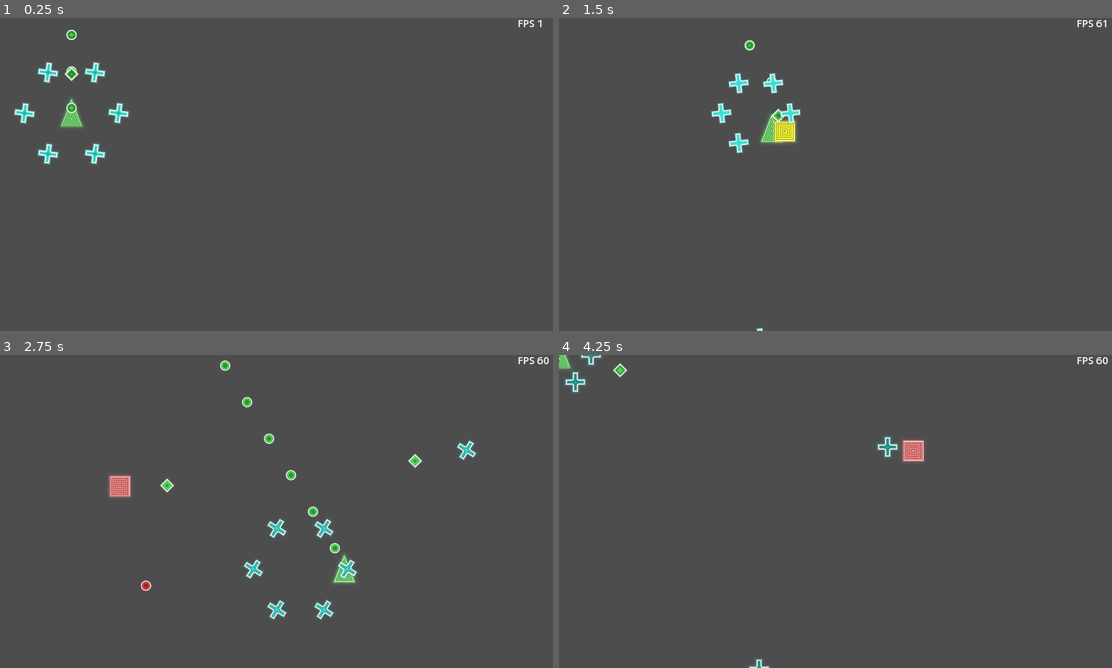
Above: before the commit, frames 1-4 (two rows, left to right).
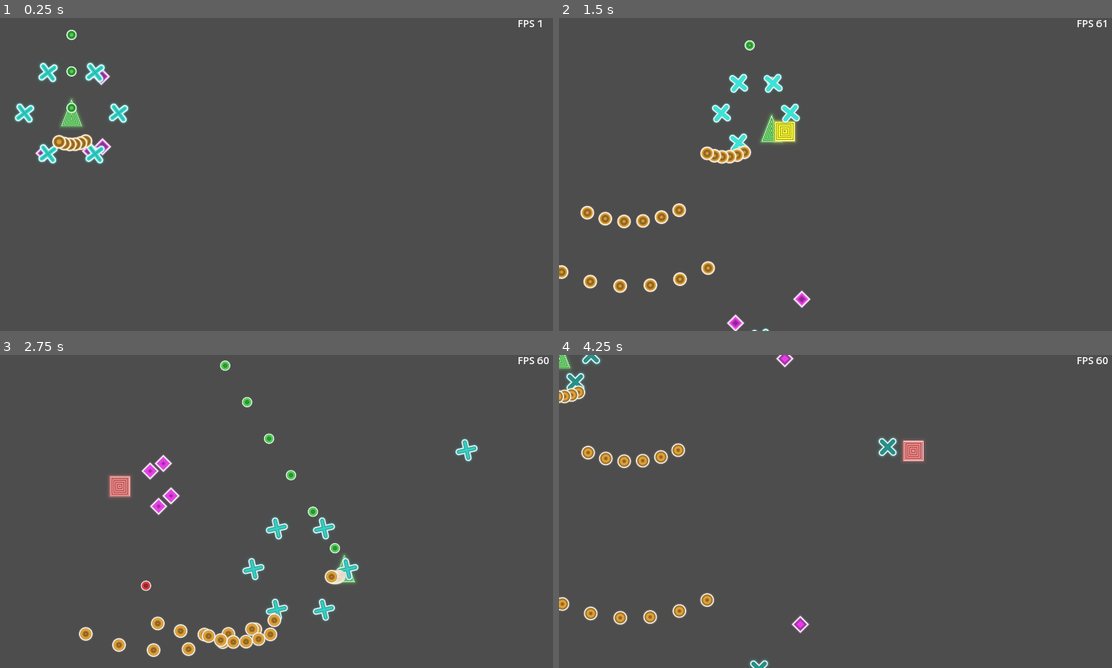
Above: after the commit, the same moments.

Repository: samsvp/godot-small-games
Game: Godot game, scene res://Scenes/SpaceShooter/space_shooter_main.tscn
Same seed, same stepped clock (60 frames per second), same inputs: the game is played once before the commit and once after it. This scene is started directly instead of the project's main scene.
Inputs:
- Up to frame 1 (0.25 s): no input
- Up to frame 2 (1.5 s): tap Enter at 0.5 s; hold Right (ui_right) 0.53-1.28 s; tap P at 0.6 s; hold Down (ui_down) from 1.28 s (still down); tap R at 1.35 s
- Up to frame 3 (2.75 s): release Down (ui_down) at 2.03 s; hold Right (ui_right) from 2.03 s (still down); tap P at 2.1 s
- Up to frame 4 (4.25 s): release Right (ui_right) at 2.78 s; hold Up (ui_up) 2.78-3.53 s; tap R at 2.85 s; hold Left (ui_left) from 3.53 s (still down); tap P at 3.6 s

The runs differ from the first frame. In frame 1, 1.7% of the frame differs, in the area x 2-24%, y 13-47%; in frame 2, 2.7%; in frame 3, 3.3%, in the area x 14-87%, y 26-97%; in frame 4, 2.2%.

Commit message:
Added backward bullets

Diff:
--- a/Scenes/SpaceShooter/player.tscn
+++ b/Scenes/SpaceShooter/player.tscn
@@ -24,6 +24,10 @@
 shader = ExtResource("7_gt6hb")
 shader_parameter/bullet_color = null
 shader_parameter/time = null
+
+[sub_resource type="ShaderMaterial" id="ShaderMaterial_3ps32"]
+shader = ExtResource("4_qnl0s")
+shader_parameter/bullet_color = null
 
 [node name="Player" type="Area2D"]
 scale = Vector2(0.5, 0.5)
@@ -57,18 +61,29 @@
 unique_name_in_owner = true
 material = SubResource("ShaderMaterial_i6eop")
 script = ExtResource("5_qxqj4")
-BULLET_COUNT = 20
+BULLET_COUNT = 50
 speed = 250.0
-bullet_color = Color(0.305882, 0.843137, 0.329412, 1)
+sprite_scale = 0.25
+bullet_color = Color(0.929412, 0.243137, 0.929412, 1)
 collision_layer = 2
 
 [node name="CircularBullets" type="Node2D" parent="Bullets"]
 unique_name_in_owner = true
 material = SubResource("ShaderMaterial_xvd0h")
 script = ExtResource("5_qxqj4")
+BULLET_COUNT = 50
 speed = 300.0
 sprite_scale = 0.35
 bullet_color = Color(0.227451, 0.898039, 0.85098, 1)
+collision_layer = 2
+
+[node name="BackBullets" type="Node2D" parent="Bullets"]
+unique_name_in_owner = true
+material = SubResource("ShaderMaterial_3ps32")
+script = ExtResource("5_qxqj4")
+BULLET_COUNT = 50
+speed = 200.0
+bullet_color = Color(0.898039, 0.643137, 0.219608, 1)
 collision_layer = 2
 
 [node name="Timers" type="Node2D" parent="."]
@@ -86,9 +101,13 @@
 [node name="CircularBulletTimer" type="Timer" parent="Timers"]
 unique_name_in_owner = true
 
+[node name="BackBulletTimer" type="Timer" parent="Timers"]
+unique_name_in_owner = true
+
 [connection signal="area_entered" from="." to="." method="_on_area_entered"]
 [connection signal="body_shape_entered" from="." to="." method="_on_body_shape_entered"]
 [connection signal="timeout" from="Timers/PBulletTimer" to="." method="_on_p_bullet_timer_timeout"]
 [connection signal="timeout" from="Timers/HitPauseTimer" to="." method="_on_hit_pause_timer_timeout"]
 [connection signal="timeout" from="Timers/TrackerBulletTimer" to="." method="_on_tracker_bullet_timer_timeout"]
 [connection signal="timeout" from="Timers/CircularBulletTimer" to="." method="_on_circular_bullet_timer_timeout"]
+[connection signal="timeout" from="Timers/BackBulletTimer" to="." method="_on_back_bullet_timer_timeout"]
--- a/Scripts/SpaceShooter/bullets.gd
+++ b/Scripts/SpaceShooter/bullets.gd
@@ -43,9 +43,9 @@
 	PhysicsServer2D.shape_set_data(shape, 8)
 
 
-func create_bullet() -> Bullet:
+func create_bullet(speed_multiplier: float) -> Bullet:
 	var pos := Vector2.ZERO
-	var bullet := Bullet.new(speed, pos)
+	var bullet := Bullet.new(self.speed * speed_multiplier, pos)
 	self.n_bullets += 1
 
 	bullet.body = PhysicsServer2D.body_create()
@@ -67,11 +67,11 @@
 	self.n_bullets -= 1
 
 
-func shoot(origin: Vector2, direction: Vector2) -> void:
+func shoot(origin: Vector2, direction: Vector2, speed_multiplier := 1.0) -> void:
 	if self.n_bullets >= self.max_bullet_count:
 		return
 
-	var bullet = create_bullet()
+	var bullet = create_bullet(speed_multiplier)
 	bullet.position = origin
 	bullet.direction = direction.normalized()
 	self.active_bullets.append(bullet)
--- a/Scripts/SpaceShooter/char_bullets.gd
+++ b/Scripts/SpaceShooter/char_bullets.gd
@@ -29,9 +29,9 @@
 	queue_redraw()
 
 
-func shoot(origin: Vector2, direction: Vector2):
+func shoot(origin: Vector2, direction: Vector2, speed_multiplier := 1.0):
 	if not self.stop:
-		self.bullet_array.shoot(origin, direction)
+		self.bullet_array.shoot(origin, direction, speed_multiplier)
 
 
 func _physics_process(delta):
--- a/Scripts/SpaceShooter/player.gd
+++ b/Scripts/SpaceShooter/player.gd
@@ -5,9 +5,11 @@
 extends Area2D
 
 @onready var bullets: CharBullet = %PlayerBullets
+@onready var back_bullets: CharBullet = %BackBullets
 @onready var tracker_bullets: CharBullet = %TrackerBullets
 @onready var circular_bullets: CharBullet = %CircularBullets
 @onready var bullet_timer: Timer = %PBulletTimer
+@onready var back_bullet_timer: Timer = %BackBulletTimer
 @onready var tracker_bullet_timer: Timer = %TrackerBulletTimer
 @onready var circular_bullet_timer: Timer = %CircularBulletTimer
 @onready var hit_timer: Timer = %HitPauseTimer
@@ -22,6 +24,7 @@
 var can_shoot := true
 var can_shoot_tracker := true
 var can_shoot_circular := true
+var can_shoot_back := true
 var smaterial: Material
 
 
@@ -43,11 +46,15 @@
 	if self.can_shoot_tracker and EnemiesNode != null:
 		self.shoot_tracker_bullets()
 		self.can_shoot_tracker = false
-		self.tracker_bullet_timer.start(10 * self.shooting_period)
+		self.tracker_bullet_timer.start(20 * self.shooting_period)
 	if self.can_shoot_circular:
 		self.shoot_circular_bullets()
 		self.can_shoot_circular = false
 		self.circular_bullet_timer.start(12 * self.shooting_period)
+	if self.can_shoot_back:
+		self.shoot_back_bullets()
+		self.can_shoot_back = false
+		self.back_bullet_timer.start(5 * self.shooting_period)
 
 
 func shoot_tracker_bullets():
@@ -66,7 +73,13 @@
 			min_dist = dist
 			target = dv
 
-	self.tracker_bullets.shoot(self.position, target)
+	for i in range(4):
+		var speed_multiplier := randfn(1.0, 0.2)
+		var dir_noise := Vector2(randfn(0.0, 30), randfn(0.0, 30))
+		self.tracker_bullets.shoot(
+			self.position,
+			target + dir_noise,
+			speed_multiplier)
 
 
 func shoot_circular_bullets():
@@ -76,6 +89,15 @@
 		self.circular_bullets.shoot(
 			self.position,
 			Vector2.RIGHT.rotated(self.rotation + i * rot_offset))
+
+
+func shoot_back_bullets():
+	# 10 degrees
+	var rot_offset := 0.174533
+	for i in range(6):
+		self.back_bullets.shoot(
+			self.position,
+			Vector2(0.5, 1.0).normalized().rotated(self.rotation + i * rot_offset))
 
 
 func take_damage(damage: int) -> void:
@@ -96,14 +118,14 @@
 func _on_p_bullet_timer_timeout():
 	self.can_shoot = true
 
-
 func _on_tracker_bullet_timer_timeout():
 	self.can_shoot_tracker = true
-
 
 func _on_circular_bullet_timer_timeout():
 	self.can_shoot_circular = true
 
+func _on_back_bullet_timer_timeout():
+	self.can_shoot_back = true
 
 func _on_area_entered(area):
 	self.take_damage(1)
--- a/Shaders/SpaceShooter/cross_bullet.gdshader
+++ b/Shaders/SpaceShooter/cross_bullet.gdshader
@@ -12,14 +12,10 @@
 }
 
 
-float sdf_cross(vec2 pos, vec2 wh, float corner_radius)
+float sdf_rounded_X( in vec2 p, in float w, in float r )
 {
-	pos = abs(pos);
-	pos = (pos.y>pos.x) ? pos.yx : pos.xy;
-    vec2  q = pos - wh;
-    float k = max(q.y,q.x);
-    vec2  w = (k>0.0) ? q : vec2(wh.y-pos.x,-k);
-    return sign(k)*length(max(w,0.0)) + corner_radius;
+	p = abs(p);
+	return length(p-min(p.x+p.y,w)*0.5) - r;
 }
 
 
@@ -29,7 +25,7 @@
 	float y = 2.0 * (0.5 - UV.y);
 	vec2 uv = rotate2d(100.0 * time) * vec2(x, y);
 
-	float d = sdf_cross( uv, vec2(0.75, 0.25), 0.1 );
+	float d = sdf_rounded_X(uv, 0.8, 0.2);
 	float alpha = pow(1.0 - d, 15.0);
 	vec3 col = bullet_color;
 	col *= 0.8 + 0.2 * cos(10.0 * d + TIME);
Not shown: 1 places in Scenes/SpaceShooter/player.tscn that only renumber resources
